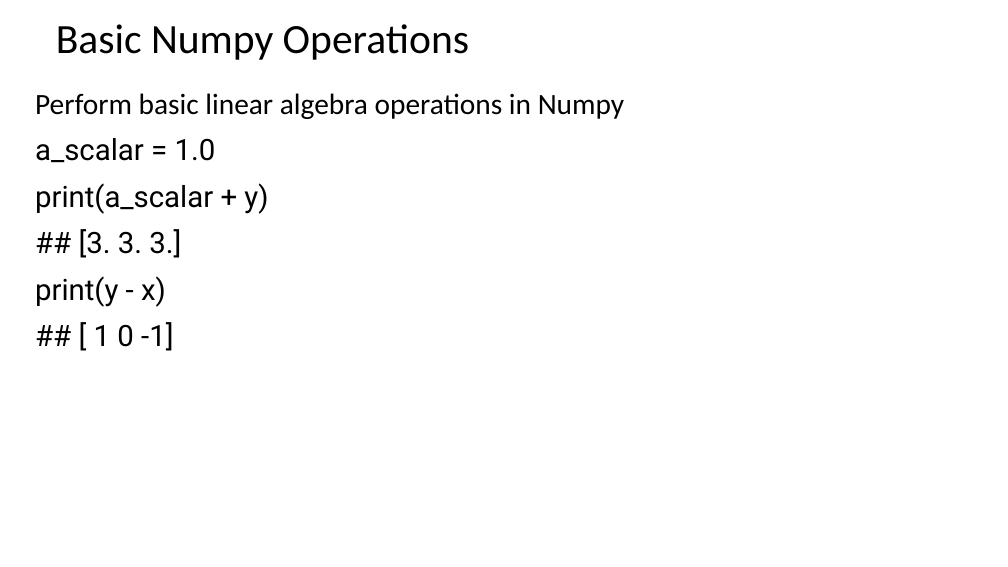
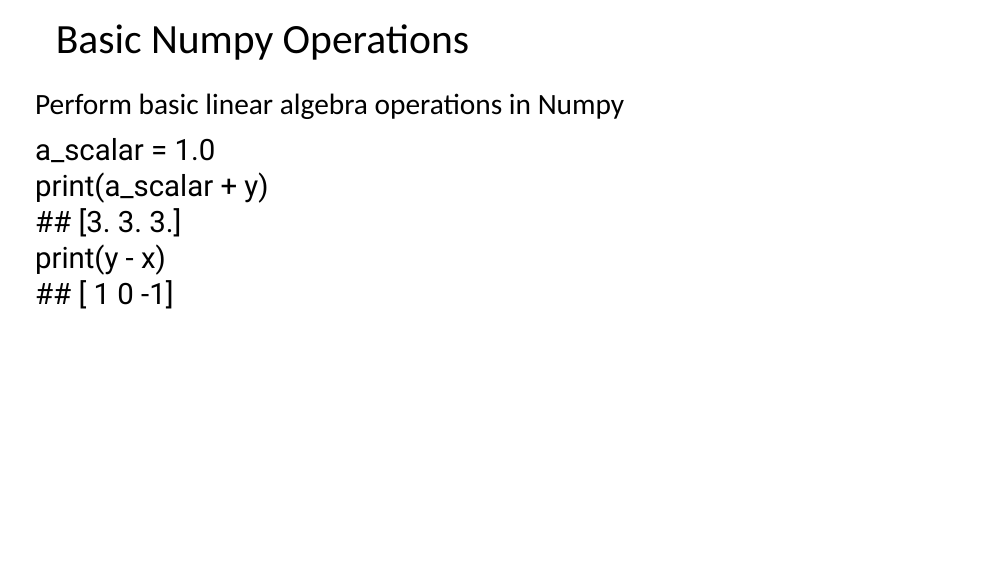
Before and after one commit to StephenElston/CSCI-E-108, a slide deck: slide 9 of SupplementaryMaterials/ReviewOfLinearAlgebra.pptx. Drawn at 1008x567 pixels with LibreOffice and Linux fonts; fonts in the diff are those of the drawing. Boxes give left, top, right and bottom in pixels: in the first picture for what was removed or moved away, otherwise in the second. Text is boxed around its words. In the diff, an @@ line names an element or a change of style, - is before the commit and + after.

Commit message:
Improved formatting and corrected typo in linear algebra review slides

```diff
--- a/SupplementaryMaterials/ReviewOfLinearAlgebra.pptx
+++ b/SupplementaryMaterials/ReviewOfLinearAlgebra.pptx
@@ text at box(35, 172, 268, 309): less space between paragraphs @@
```
Also in this commit, not shown: 17 other slides changed.
